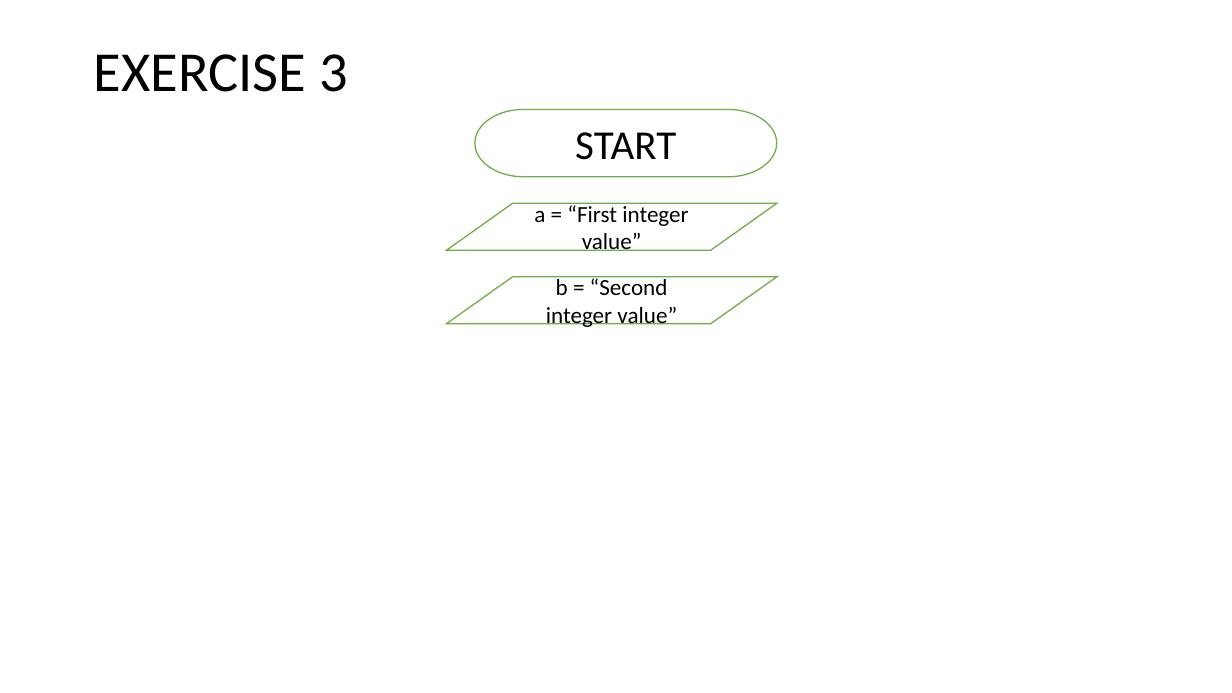
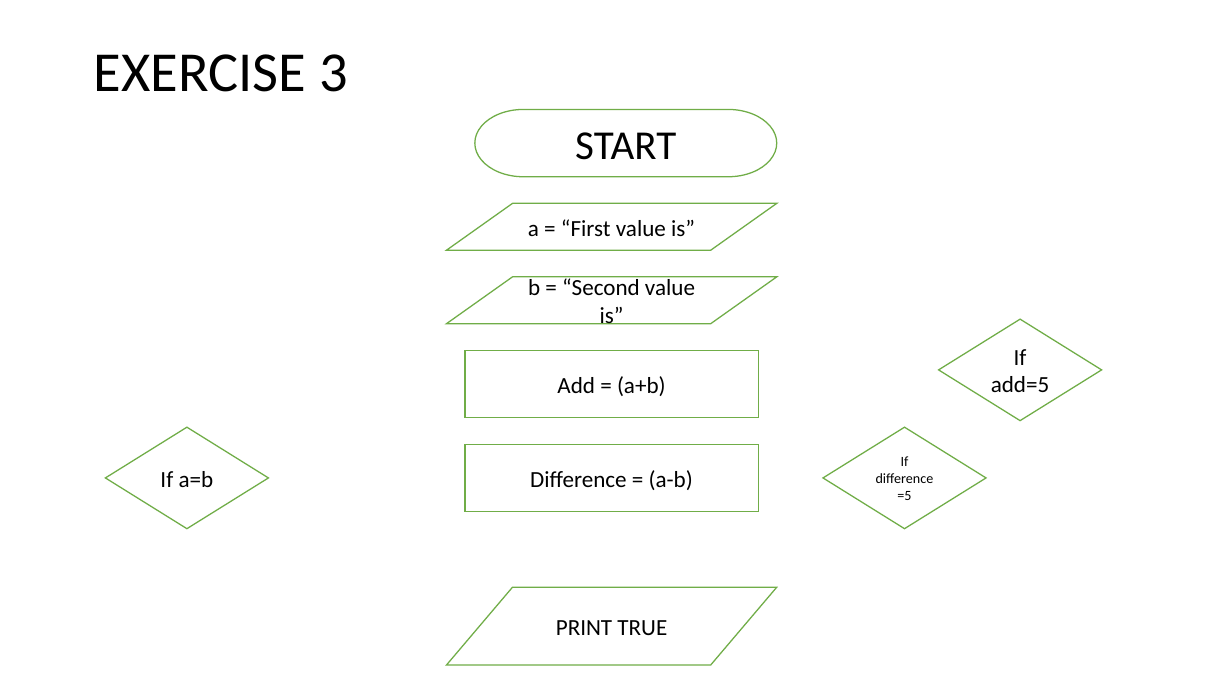
Before and after one commit to Solexi/frontend_course, a slide deck: slide 4 of Sophia's Flowchart.pptx. Drawn at 1232x693 pixels with LibreOffice and Linux fonts; fonts in the diff are those of the drawing. Boxes give left, top, right and bottom in pixels: in the first picture for what was removed or moved away, otherwise in the second. Text is boxed around its words. In the diff, an @@ line names an element or a change of style, - is before the commit and + after.

```diff
--- a/Sophia's Flowchart.pptx
+++ b/Sophia's Flowchart.pptx
@@ text in flow chart input output at [528, 219, 695, 236]: text changed @@
-a = “First integer value”
+a = “First value is”
@@ text in flow chart input output at [528, 276, 695, 325]: text changed @@
-b = “Second integer value”
+b = “Second value is”
@@ diamond added at [939, 319, 1102, 421], fill #FFFFFF, outline #70AD47 1 pt, 18 pt, text #000000 @@
+If add=5
@@ rectangle added at [465, 350, 758, 418], fill #FFFFFF, outline #70AD47 1 pt, 18 pt, text #000000 @@
+Add = (a+b)
@@ diamond added at [105, 427, 268, 529], fill #FFFFFF, outline #70AD47 1 pt, 18 pt, text #000000 @@
+If a=b
@@ rectangle added at [465, 445, 758, 512], fill #FFFFFF, outline #70AD47 1 pt, 18 pt, text #000000 @@
+Difference = (a-b)
@@ diamond added at [823, 427, 986, 529], fill #FFFFFF, outline #70AD47 1 pt, 11 pt, text #000000 @@
+If difference =5
@@ flow chart input output added at [446, 587, 776, 665], fill #FFFFFF, outline #70AD47 1 pt, 18 pt, text #000000 @@
+PRINT TRUE
```
Also in this commit, not shown: 1 slide added, 1 slide removed.
